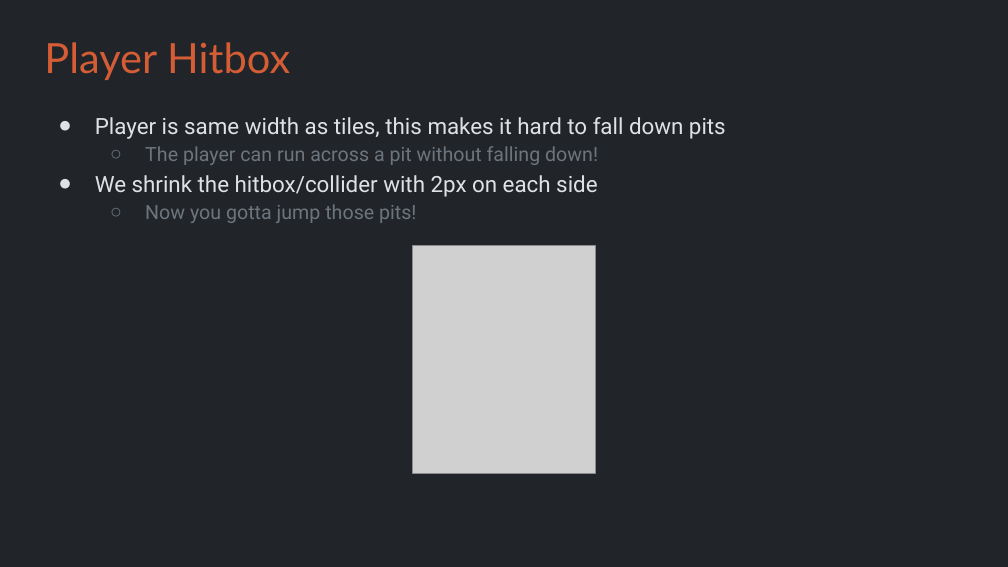
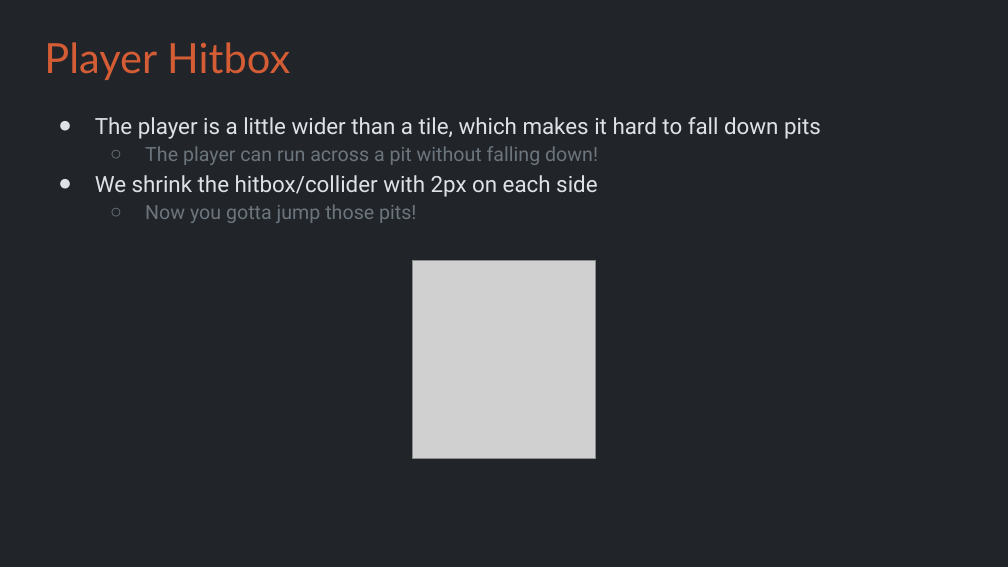
Before and after one commit to Metamate/gar, a slide deck: slide 17 of slides/06 Super Mario Bros.pptx. Drawn at 1008x567 pixels with LibreOffice and Linux fonts; fonts in the diff are those of the drawing; grey boxes stand for pictures. Boxes give left, top, right and bottom in pixels: in the first picture for what was removed or moved away, otherwise in the second. Text is boxed around its words. In the diff, an @@ line names an element or a change of style, - is before the commit and + after.

```diff
--- a/slides/06 Super Mario Bros.pptx
+++ b/slides/06 Super Mario Bros.pptx
@@ text at [95, 117, 821, 139]: text changed @@
-● Player is same width as tiles, this makes it hard to fall down pits
+● The player is a little wider than a tile, which makes it hard to fall down pits
@@ picture: place and size @@
-picture at [413, 246, 596, 474]
+picture at [413, 261, 596, 459]
```
Also in this commit, not shown: 10 other slides changed, 1 other file.
